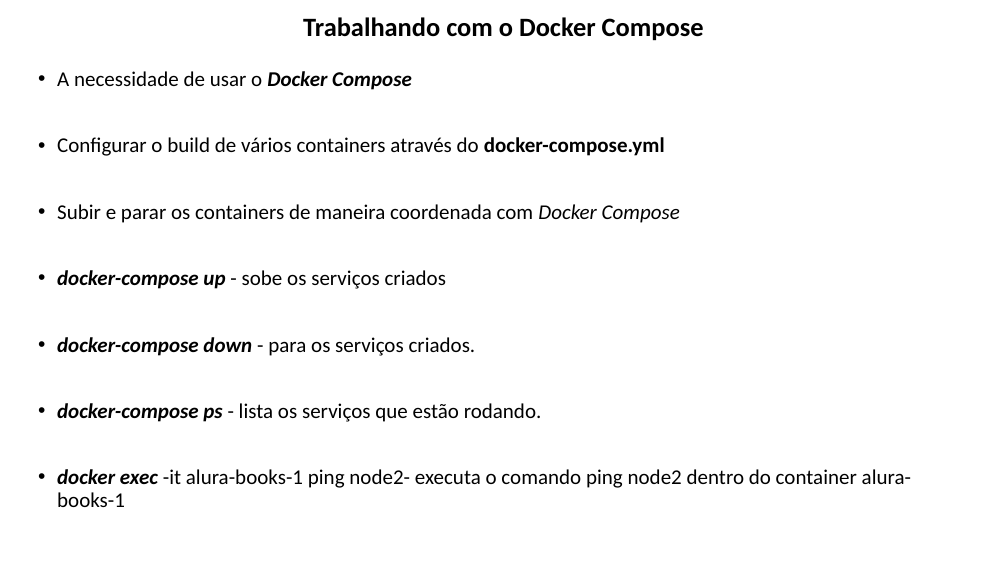
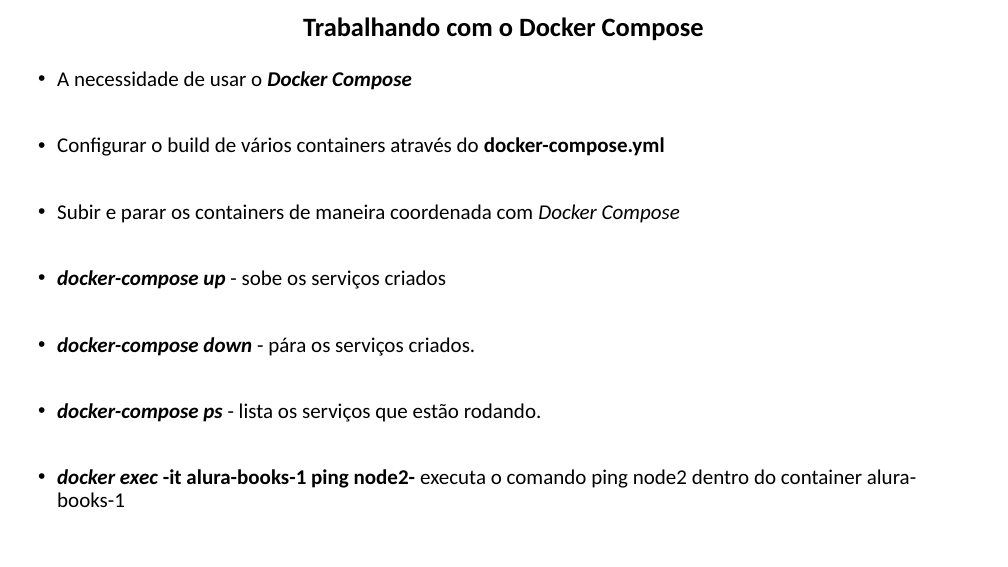
Before and after one commit to lacsousa/learning-docker, a slide deck: slide 30 of docs/docker-resumo.pptx. Drawn at 1008x567 pixels with LibreOffice and Linux fonts; fonts in the diff are those of the drawing. Boxes give left, top, right and bottom in pixels: in the first picture for what was removed or moved away, otherwise in the second. Text is boxed around its words. In the diff, an @@ line names an element or a change of style, - is before the commit and + after.

Commit message:
Ajustes no Resumo

```diff
--- a/docs/docker-resumo.pptx
+++ b/docs/docker-resumo.pptx
@@ text at box(57, 337, 476, 356): text changed @@
-• docker-compose down - para os serviços criados.
+• docker-compose down - pára os serviços criados.
@@ text at box(57, 469, 916, 507): bold on in "-it alura-books-1 ping node2-" @@
```
